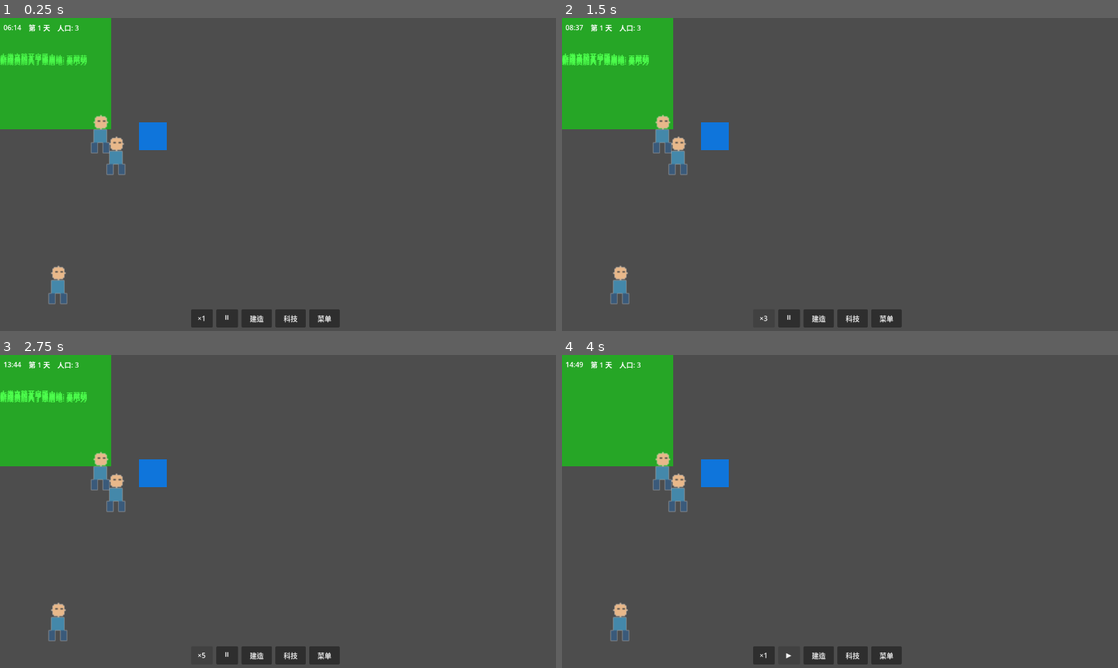
Above: before the commit, frames 1-4 (two rows, left to right).
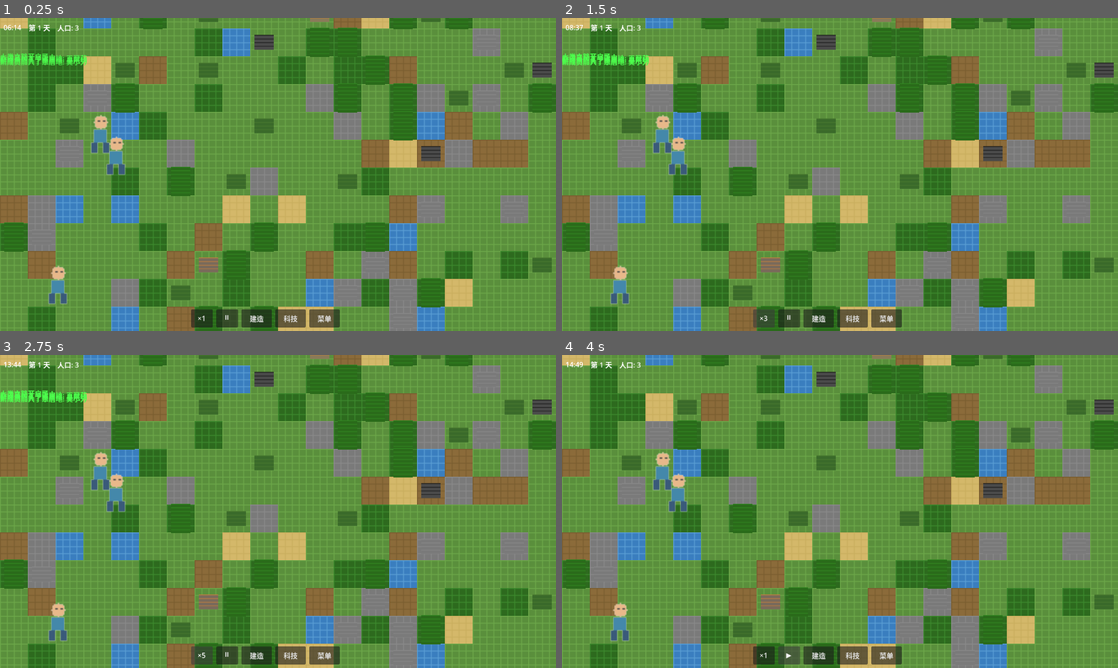
Above: after the commit, the same moments.

Repository: ZhanXuzhao/the-path-of-humanity
Game: Godot game, scene res://scenes/game.tscn
Same seed, same stepped clock (60 frames per second), same inputs: the game is played once before the commit and once after it.
Inputs:
- Up to frame 1 (0.25 s): no input
- Up to frame 2 (1.5 s): click "×1" at 0.5 s; click "×2" at 1.25 s
- Up to frame 3 (2.75 s): click "×3" at 2 s
- Up to frame 4 (4 s): click "×5" at 2.75 s; click "⏸" at 3.5 s

The runs differ from the first frame. In frame 1, 98% of the frame differs, in the area x 0-100%, y 0-100%; in frame 2, 98%; in frame 3, 98%; in frame 4, 98%.

Commit message:
fix: 延迟世界渲染到下一帧，修复所有_ready()调用时序问题
- world.chunks 在 WorldRenderer._ready() 时为空（Game._ready() 尚未完成）
- 改用 call_deferred() 延迟渲染，确保区块生成完毕
- 移除调试代码

Diff:
--- a/scripts/core/world_renderer.gd
+++ b/scripts/core/world_renderer.gd
@@ -43,22 +43,15 @@
 		building_system.building_placed.connect(_on_building_placed)
 		building_system.building_removed.connect(_on_building_removed)
 
-	# 渲染已生成的区块
-	_render_existing_chunks()
+	# 延迟一帧渲染，确保 Game._ready() 已完成区块生成
+	call_deferred("_render_existing_chunks")
 
 	# 强制触发 _draw()
 	queue_redraw()
 
-	print("=== WorldRenderer 初始化完成 ===")
-	print("  区块数: ", world.chunks.size(), " 瓦片精灵: ", tile_sprites.size(), " 资源精灵: ", resource_sprites.size())
 
-func _draw():
-	# 调试：画一个绿色矩形确认渲染器在工作
-	draw_rect(Rect2(320, 180, 128, 128), Color(0, 1, 0, 0.5))
-	draw_rect(Rect2(480, 300, 32, 32), Color(0, 0.5, 1, 0.8))
 
 func _render_existing_chunks():
-	print("开始渲染区块, chunks数量: ", world.chunks.size())
 	"""渲染所有已生成的区块"""
 	for chunk_pos in world.chunks:
 		var chunk = world.chunks[chunk_pos]
